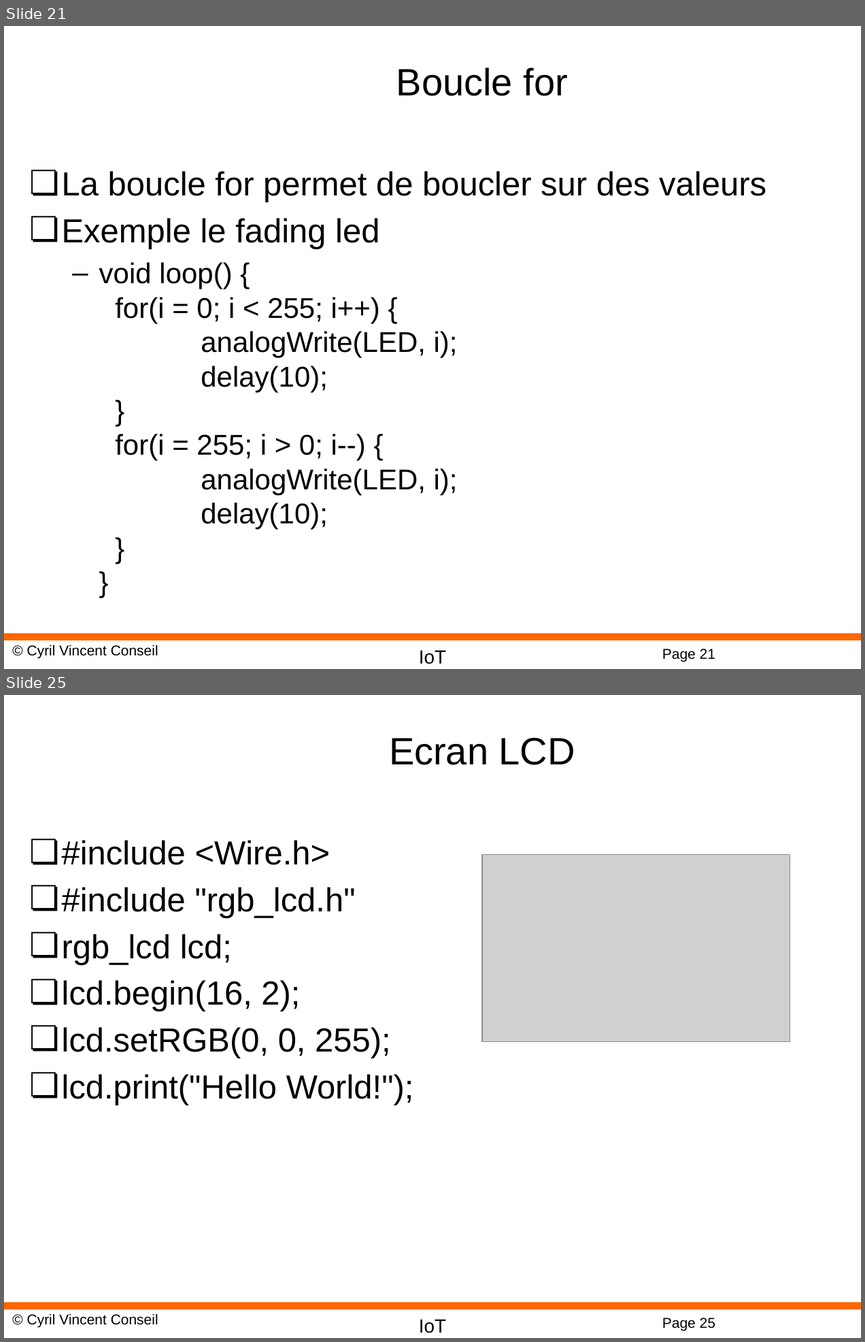
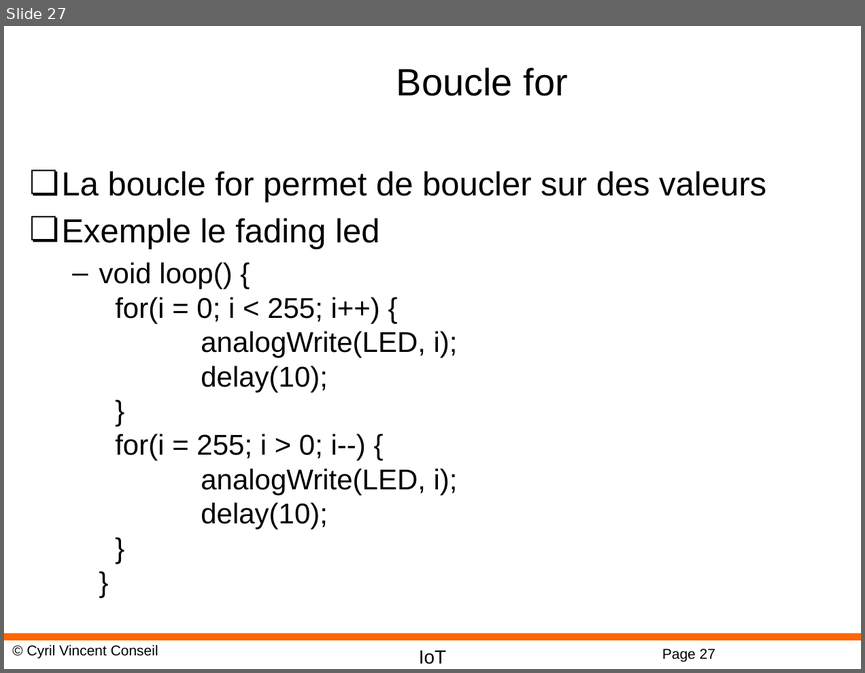
Before and after one commit to cyrilvincent/IoT, a slide deck: ppt/IoT05-ArduinoDev.pptx. Shown one above the other, each under a label of ours: slides 21 and 25 before the commit, slide 27 after it; the slides between them are not shown. The pictures are 865x1342 and 865x673 pixels, drawn with LibreOffice and Linux fonts; fonts in the diff are those of the drawing; grey boxes stand for pictures; background and template pictures are left out. Boxes give left, top, right and bottom in pixels: in the first picture for what was removed or moved away, otherwise in the second. Text is boxed around its words. In the diff, an @@ line names an element or a change of style, - is before the commit and + after.

Commit message:
ESP32 begin

```diff
--- a/ppt/IoT05-ArduinoDev.pptx
+++ b/ppt/IoT05-ArduinoDev.pptx
@@ slide 25 removed at bbox=[4, 695, 861, 1338], background #FFFFFF; not listed: 4 template elements that a slide beside it also shows @@
@@ title removed at bbox=[389, 738, 575, 765] @@
-Ecran LCD
@@ text removed at bbox=[62, 840, 414, 1105] @@
-❏ #include <Wire.h>
-❏ #include "rgb_lcd.h"
-❏ rgb_lcd lcd;
-❏ lcd.begin(16, 2);
-❏ lcd.setRGB(0, 0, 255);
-❏ lcd.print("Hello World!");
@@ picture removed at bbox=[482, 854, 789, 1042] @@
@@ what was slide 21 is now slide 27 @@
@@ page number at bbox=[662, 648, 715, 661]: text changed @@
-Page 21
+Page 27
```
Also in this commit, not shown: 4 slides changed, 8 slides added, 4 other slides removed, 14 other files.
